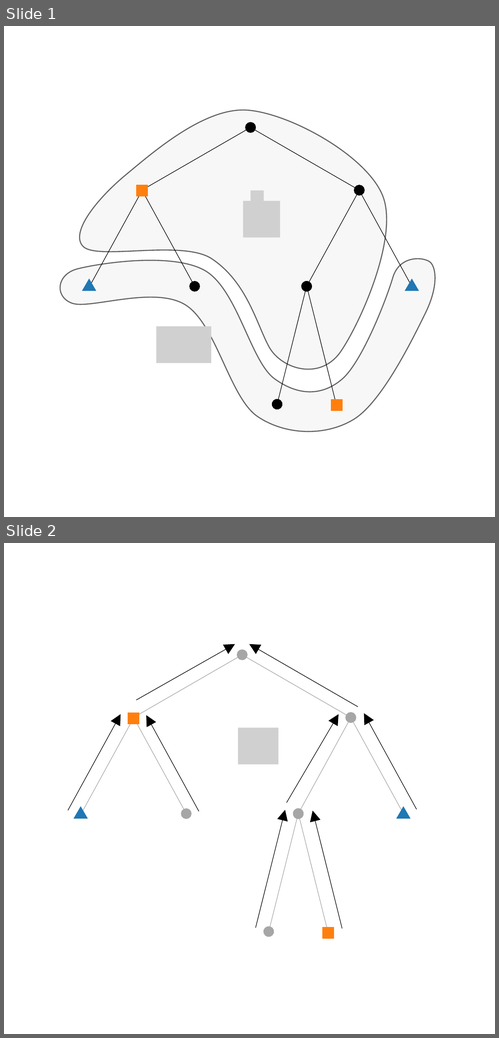
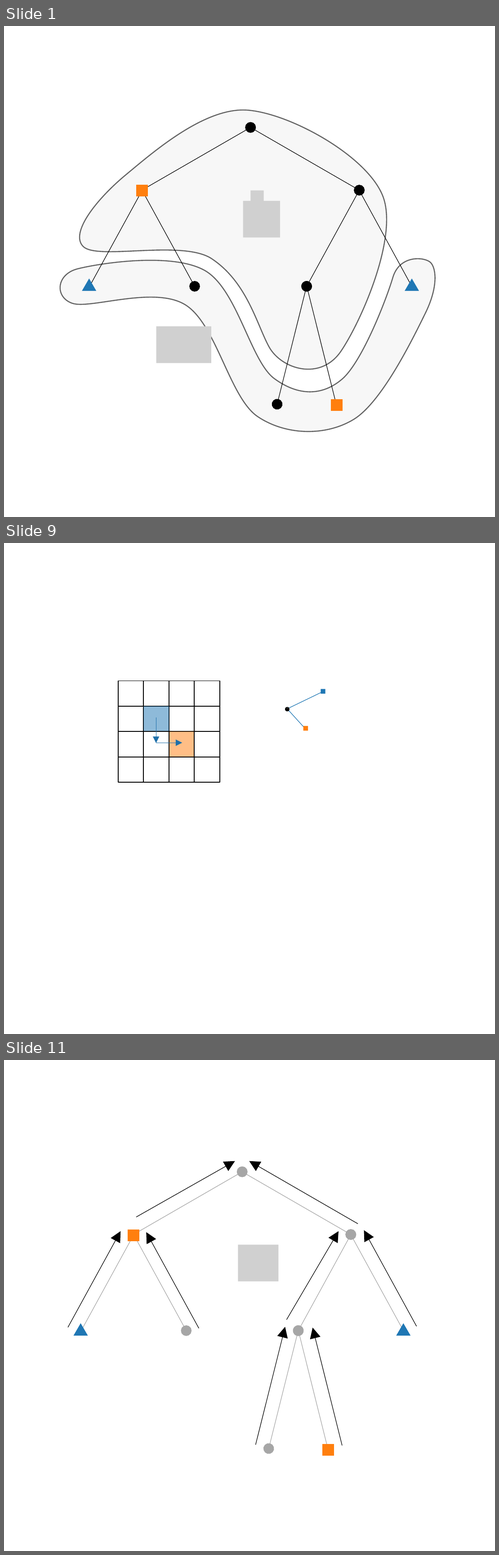
Before and after one commit to eleurent/monte-carlo-graph-search, a slide deck: img/trees.pptx. Shown one above the other, each under a label of ours: slides 1 and 2 before the commit, slides 1, 9 and 11 after it; the slides between them are not shown. The pictures are 499x1038 and 499x1555 pixels, drawn with LibreOffice and Linux fonts; fonts in the diff are those of the drawing; grey boxes stand for pictures. Boxes give left, top, right and bottom in pixels: in the first picture for what was removed or moved away, otherwise in the second. Text is boxed around its words. In the diff, an @@ line names an element or a change of style, - is before the commit and + after.

Commit message:
Add slides

```diff
--- a/img/trees.pptx
+++ b/img/trees.pptx
@@ slide 9 added at box(4, 543, 495, 1034), background #FFFFFF @@
@@ rectangle added at box(119, 681, 144, 707), outline #000000 0.75 pt @@
@@ rectangle added at box(144, 681, 169, 707), outline #000000 0.75 pt @@
@@ rectangle added at box(169, 681, 195, 707), outline #000000 0.75 pt @@
@@ rectangle added at box(194, 681, 220, 707), outline #000000 0.75 pt @@
@@ line added from (324, 691) to (287, 709), #1F77B4 0.5 pt @@
@@ rectangle added at box(321, 689, 325, 694), fill #1F77B4 @@
@@ rectangle added at box(119, 706, 144, 732), outline #000000 0.75 pt @@
@@ rectangle added at box(144, 706, 169, 732), fill #1F77B4 at 50% opacity @@
@@ arrow added from (156, 718) to (156, 743), #1D6FA9 0.5 pt @@
@@ rectangle added at box(169, 706, 195, 732), outline #000000 0.75 pt @@
@@ rectangle added at box(194, 706, 220, 732), outline #000000 0.75 pt @@
@@ ellipse added at box(286, 708, 289, 711), fill gradient #4B4B4B to #000000, outline #000000 0.5 pt @@
@@ line added from (287, 709) to (305, 728), #1F77B4 0.5 pt @@
@@ rectangle added at box(119, 732, 144, 758), outline #000000 0.75 pt @@
@@ rectangle added at box(144, 732, 169, 758), outline #000000 0.75 pt @@
@@ rectangle added at box(169, 732, 195, 758), fill #FF7F0E at 50% opacity @@
@@ rectangle added at box(194, 732, 220, 758), outline #000000 0.75 pt @@
@@ rectangle added at box(304, 726, 308, 731), fill #FF7F0E @@
@@ arrow added from (156, 743) to (183, 743), #1D6FA9 0.5 pt @@
@@ rectangle added at box(119, 757, 144, 782), outline #000000 0.75 pt @@
@@ rectangle added at box(144, 757, 169, 782), outline #000000 0.75 pt @@
@@ rectangle added at box(169, 757, 195, 782), outline #000000 0.75 pt @@
@@ rectangle added at box(194, 757, 220, 782), outline #000000 0.75 pt @@
@@ what was slide 2 is now slide 11 @@
```
Also in this commit, not shown: 8 other slides added, 30 other files.
